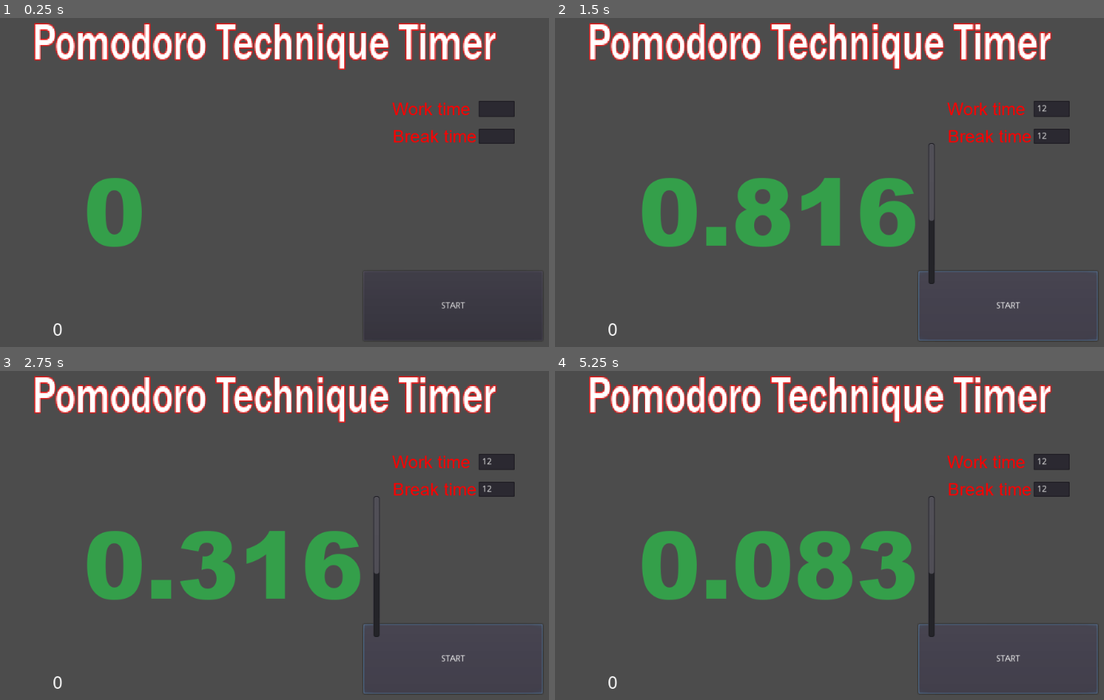
Above: before the commit, frames 1-4 (two rows, left to right).
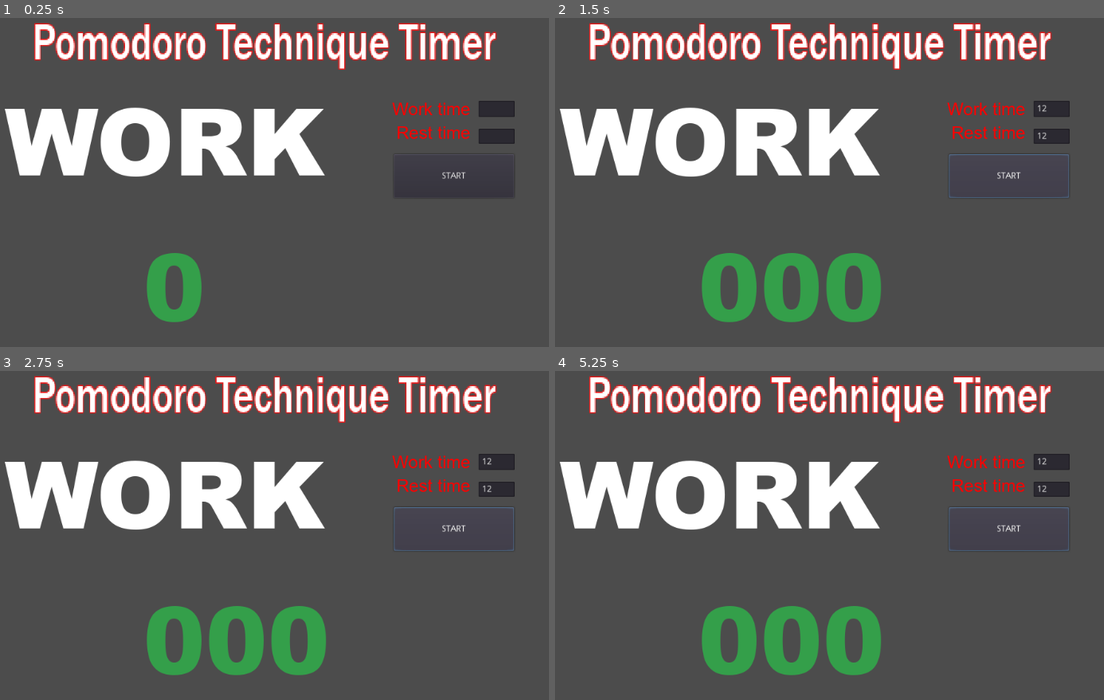
Above: after the commit, the same moments.

Repository: frumsrekovni/pomodoro_technique_timer
Game: Godot game, scene res://Pomodoro_Technique_Timer_Interface.tscn
The game is run twice, just before and just after one commit, with the same random seed, the same clock (stepped at 60 frames per second) and the same inputs.
Inputs (mouse positions are in pixels of both pictures, inside the frame that each line leads up to):
- Up to frame 1 (0.25 s): no input
- Up to frame 2 (1.5 s): click (1049, 110) at 0.52 s; type "12" at 0.6 s; click (1049, 136) at 0.75 s; type "12" at 0.83 s; click "START" at 1.25 s
- Up to frame 3 (2.75 s): click "START" at 2 s
- Up to frame 4 (5.25 s): click "START" at 2.75 s; tap Enter at 4.25 s

The runs differ from the first frame. In frame 1, 11% of the frame differs, in the area x 0-98%, y 27-98%; in frame 2, 19%; in frame 3, 18%; in frame 4, 19%, in the area x 0-99%, y 27-99%.

Commit message:
switches between work and rest with a notification beep

Diff:
--- a/Pomodoro_Technique_Timer_Interface.gd
+++ b/Pomodoro_Technique_Timer_Interface.gd
@@ -6,7 +6,11 @@
 # var b: String = "text"
 onready var work_time = get_node("Work_timer")
 onready var break_time = get_node("Break_timer")
+onready var main_timer_in_minutes = 0
 onready var time_to_work = false
+onready var time_for_break = false
+onready var work_time_minutes_in_seconds= 0
+onready var rest_time_minutes_in_seconds= 0
 
 # Called when the node enters the scene tree for the first time.
 func _ready() -> void:
@@ -17,16 +21,34 @@
 # Called every frame. 'delta' is the elapsed time since the previous frame.
 func _process(delta: float) -> void:
 	if(time_to_work):
-		$main_timer_displayer.text = str(work_time.time_left)
+		$current_status.text = "WORK"
+		main_timer_in_minutes = "%03d"%(work_time.time_left / 60)
+		$main_timer_displayer.text = str(main_timer_in_minutes)
 		if(work_time.is_stopped()):
 			time_to_work = false
+			time_for_break = true
+			break_time.set_wait_time(rest_time_minutes_in_seconds)
+			#break_time.set_wait_time(5)
+			$beep.play()
+			break_time.start()
+	elif(time_for_break):
+		$current_status.text = "REST"
+		main_timer_in_minutes = "%03d"%(break_time.time_left / 60)
+		$main_timer_displayer.text = str(main_timer_in_minutes)
+		if(break_time.is_stopped()):
+			time_to_work = true
+			time_for_break = false
+			work_time.set_wait_time(work_time_minutes_in_seconds)
+			#work_time.set_wait_time(5)
+			work_time.start()
+
 
 
 
 func _on_Button_pressed() -> void:
 	work_time.start()
 	time_to_work = true
-	print("Hello World!")
+	time_for_break = false
 
 func _on_Work_timer_timeout() -> void:
 	work_time.stop()
@@ -39,12 +61,16 @@
 
 
 func _on_break_time_input_buffer_text_entered(new_text: String) -> void:
-	break_time.set_wait_time(int(new_text))
+	rest_time_minutes_in_seconds = int(new_text)*60
+	break_time.set_wait_time(rest_time_minutes_in_seconds)
+	#break_time.set_wait_time(5)
 	$break_time_label.bbcode_text = ("[color=green]"+$break_time_label.text+"[/color]")
 
 
 func _on_work_time_input_buffer_text_entered(new_text: String) -> void:
-	work_time.set_wait_time(int(new_text))
+	work_time_minutes_in_seconds = int(new_text)*60
+	work_time.set_wait_time(work_time_minutes_in_seconds)
+	#work_time.set_wait_time(5)
 	$work_time_label.bbcode_text = ("[color=green]"+$work_time_label.text+"[/color]")
 
 
--- a/Pomodoro_Technique_Timer_Interface.tscn
+++ b/Pomodoro_Technique_Timer_Interface.tscn
@@ -1,9 +1,10 @@
-[gd_scene load_steps=8 format=2]
+[gd_scene load_steps=10 format=2]
 
 [ext_resource path="res://Pomodoro_Technique_Timer_Interface.gd" type="Script" id=1]
 [ext_resource path="res://FRAMD.TTF" type="DynamicFontData" id=2]
 [ext_resource path="res://arial.ttf" type="DynamicFontData" id=3]
 [ext_resource path="res://ariblk.ttf" type="DynamicFontData" id=4]
+[ext_resource path="res://beep test beep.wav" type="AudioStream" id=5]
 
 [sub_resource type="DynamicFont" id=1]
 size = 40
@@ -19,6 +20,10 @@
 size = 150
 font_data = ExtResource( 4 )
 
+[sub_resource type="DynamicFont" id=4]
+size = 150
+font_data = ExtResource( 4 )
+
 [node name="Control" type="Control"]
 anchor_right = 1.0
 anchor_bottom = 1.0
@@ -30,10 +35,10 @@
 [node name="Button" type="Button" parent="."]
 anchor_right = 0.741
 anchor_bottom = 0.535
-margin_left = 717.0
-margin_top = 433.0
-margin_right = 246.216
-margin_bottom = 224.0
+margin_left = 766.0
+margin_top = 245.0
+margin_right = 200.216
+margin_bottom = -6.00003
 text = "START"
 
 [node name="Break_timer" type="Timer" parent="."]
@@ -82,53 +87,46 @@
 "_edit_use_anchors_": false
 }
 
-[node name="work_timer_display" type="RichTextLabel" parent="."]
-margin_left = 218.0
-margin_top = 511.0
-margin_right = 409.0
-margin_bottom = 585.0
-custom_fonts/normal_font = SubResource( 2 )
-text = "0"
-__meta__ = {
-"_edit_use_anchors_": false
-}
-
 [node name="break_time_label" type="RichTextLabel" parent="."]
-margin_left = 764.0
-margin_top = 200.0
-margin_right = 915.0
-margin_bottom = 252.0
+margin_left = 770.0
+margin_top = 194.0
+margin_right = 921.0
+margin_bottom = 246.0
 custom_colors/default_color = Color( 1, 0, 0, 1 )
 custom_fonts/normal_font = SubResource( 2 )
 bbcode_enabled = true
-bbcode_text = "[color=red]Break time[/color]"
-text = "Break time"
+bbcode_text = "[color=red]Rest time[/color]"
+text = "Rest time"
 override_selected_font_color = true
 __meta__ = {
 "_edit_use_anchors_": false
 }
 
-[node name="break_timer_display" type="RichTextLabel" parent="."]
-margin_left = 56.0
-margin_top = 469.0
-margin_right = 246.0
-margin_bottom = 573.0
-custom_fonts/normal_font = SubResource( 2 )
-__meta__ = {
-"_edit_use_anchors_": false
-}
-
 [node name="main_timer_displayer" type="RichTextLabel" parent="."]
-margin_left = 267.0
-margin_top = 226.0
-margin_right = 744.0
-margin_bottom = 455.0
+margin_left = 363.0
+margin_top = 347.0
+margin_right = 730.0
+margin_bottom = 565.0
 custom_colors/default_color = Color( 0.207843, 0.627451, 0.294118, 1 )
 custom_fonts/normal_font = SubResource( 3 )
 text = "0"
 __meta__ = {
 "_edit_use_anchors_": false
 }
+
+[node name="current_status" type="RichTextLabel" parent="."]
+margin_left = 141.0
+margin_top = 113.0
+margin_right = 734.0
+margin_bottom = 331.0
+custom_fonts/normal_font = SubResource( 4 )
+text = "WORK"
+__meta__ = {
+"_edit_use_anchors_": false
+}
+
+[node name="beep" type="AudioStreamPlayer" parent="."]
+stream = ExtResource( 5 )
 
 [connection signal="pressed" from="Button" to="." method="_on_Button_pressed"]
 [connection signal="timeout" from="Break_timer" to="." method="_on_Break_timer_timeout"]
Not shown, added: beep test beep.wav.import
Not shown, added: beep test beep.wav
